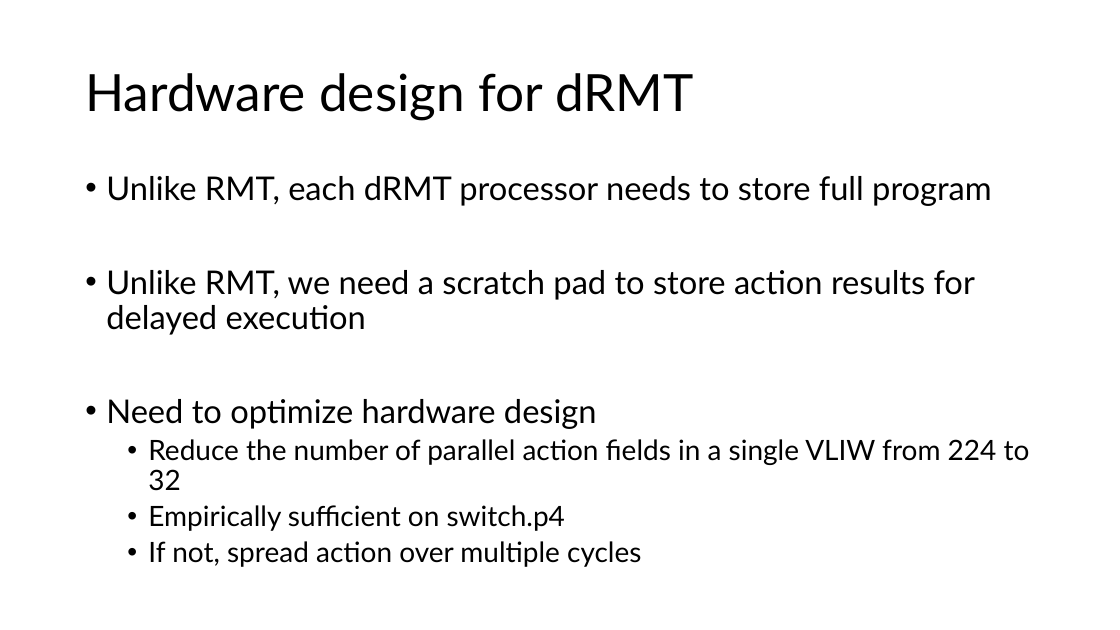
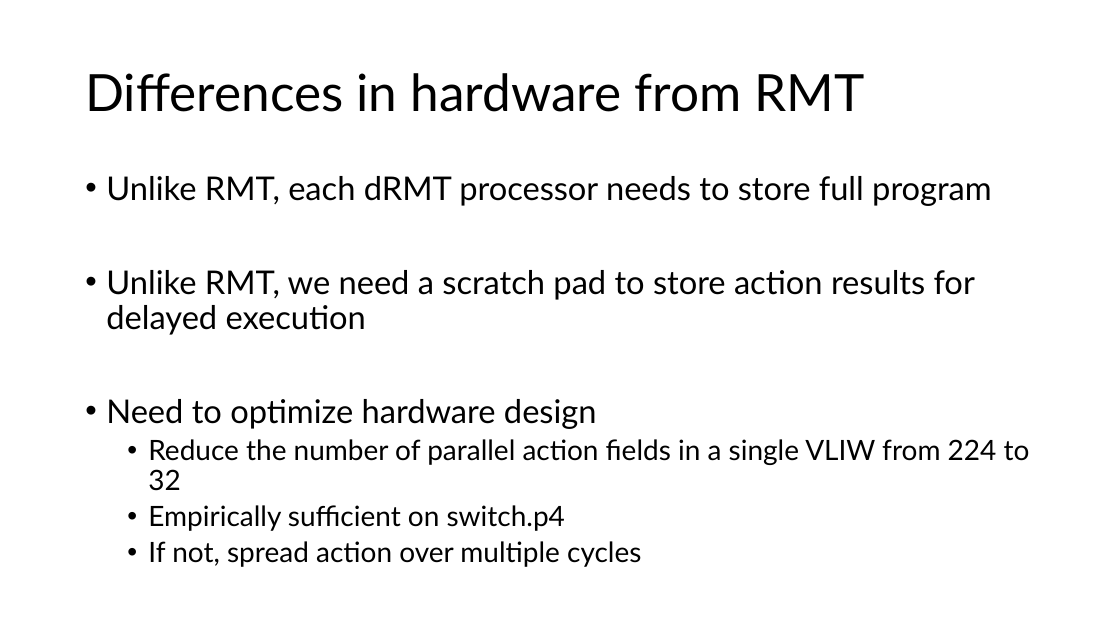
Before and after one commit to anirudhSK/drmt_talk, a slide deck: slide 30 of drmt.pptx (slide 29 before the commit). Drawn at 1120x630 pixels with LibreOffice and Linux fonts; fonts in the diff are those of the drawing. Boxes give left, top, right and bottom in pixels: in the first picture for what was removed or moved away, otherwise in the second. Text is boxed around its words. In the diff, an @@ line names an element or a change of style, - is before the commit and + after.

```diff
--- a/drmt.pptx
+++ b/drmt.pptx
@@ title at box(85, 73, 865, 112): text changed @@
-Hardware design for dRMT
+Differences in hardware from RMT
```
Also in this commit, not shown: 8 other slides changed, 2 slides added.
